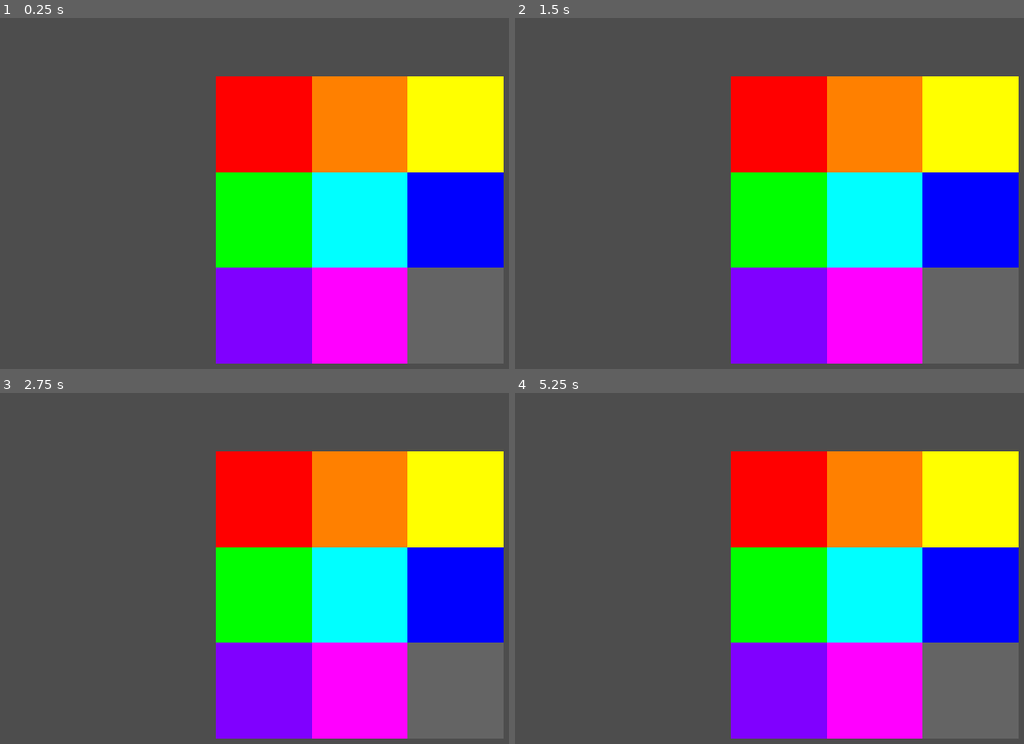
Above: before the commit, frames 1-4 (two rows, left to right).
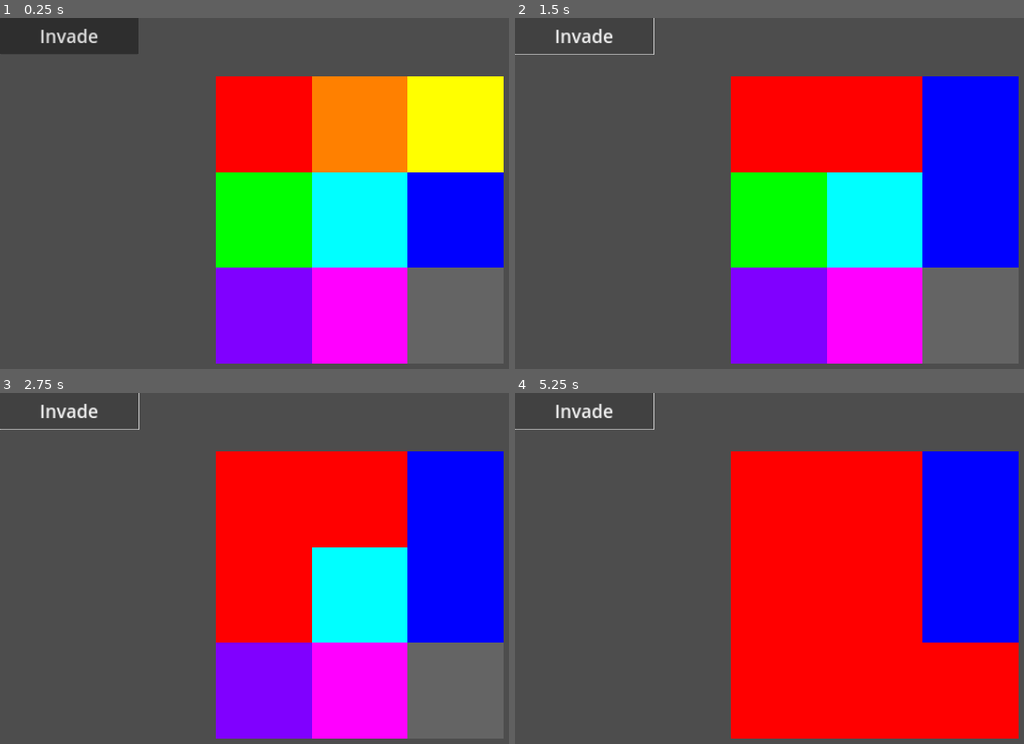
Above: after the commit, the same moments.

Repository: samprd/warsim
Game: Godot game, scene res://scenes/game.tscn
The game is run twice, just before and just after one commit, with the same random seed, the same clock (stepped at 60 frames per second) and the same inputs.
Inputs (mouse positions are in pixels of both pictures, inside the frame that each line leads up to):
- Up to frame 1 (0.25 s): no input
- Up to frame 2 (1.5 s): click (586, 35) at 0.5 s, where only the run after the commit has a clickable "Invade"; click (586, 35) at 1.25 s, where only the run after the commit has a clickable "Invade"
- Up to frame 3 (2.75 s): click (71, 410) at 2 s, where only the run after the commit has a clickable "Invade"
- Up to frame 4 (5.25 s): tap Enter at 2.75, 4.25 s; tap Space at 3.5, 5 s

The runs differ from the first frame. In frame 1, 2.7% of the frame differs, in the area x 0-28%, y 0-11%; in frame 2, 11%; in frame 3, 16%; in frame 4, 36%, in the area x 0-99%, y 0-99%.

Commit message:
added invade button

Diff:
--- a/objects/empire.gd
+++ b/objects/empire.gd
@@ -8,6 +8,7 @@
 @export_color_no_alpha var base_color: Color;
 @export var flag: Image;
 @export var original_territory: territory;
+@export var main: game;
 
 @export var members: Array[territory];
 
@@ -30,6 +31,8 @@
 		member.setEmpire(self);
 		members.append(member);
 	enemy.members = [];
+	main.alive_empires.remove_at(main.alive_empires.find(enemy));
+	main.dead_empires.append(enemy);
 
 func rebel():
 	var old_empire = original_territory.current_empire;
@@ -39,3 +42,6 @@
 
 	members = [original_territory];
 	original_territory.setEmpire(self);
+
+	main.dead_empires.remove_at(main.dead_empires.find(self));
+	main.alive_empires.append(self);
--- /dev/null
+++ b/scenes/game.gd
@@ -0,0 +1,17 @@
+extends Node
+
+class_name game
+
+@export_category("Game Properties")
+
+@export var alive_empires: Array[empire];
+@export var dead_empires: Array[empire];
+
+func _ready():
+	randomize();
+
+func _on_invade_pressed():
+	var attacking_empire = alive_empires.pick_random();
+	var attacked_territory = attacking_empire.get_neighbours().pick_random();
+
+	attacking_empire.invade(attacked_territory.current_empire);
--- a/scenes/game.tscn
+++ b/scenes/game.tscn
@@ -1,96 +1,118 @@
-[gd_scene load_steps=3 format=3 uid="uid://xpen707iiywc"]
+[gd_scene load_steps=4 format=3 uid="uid://xpen707iiywc"]
 
+[ext_resource type="Script" path="res://scenes/game.gd" id="1_gqnug"]
 [ext_resource type="PackedScene" uid="uid://d3umx83b8wi86" path="res://objects/territory.tscn" id="1_padcq"]
 [ext_resource type="PackedScene" uid="uid://d3vi5co3frh5a" path="res://objects/empire.tscn" id="2_bp1i5"]
 
-[node name="Game" type="Node"]
+[node name="Game" type="Node" node_paths=PackedStringArray("alive_empires")]
+script = ExtResource("1_gqnug")
+alive_empires = [NodePath("empire1"), NodePath("empire2"), NodePath("empire3"), NodePath("empire4"), NodePath("empire5"), NodePath("empire6"), NodePath("empire7"), NodePath("empire8"), NodePath("empire9")]
+
+[node name="CanvasLayer" type="CanvasLayer" parent="."]
+
+[node name="Invade" type="Button" parent="CanvasLayer"]
+offset_right = 370.0
+offset_bottom = 97.0
+theme_override_font_sizes/font_size = 48
+text = "Invade"
 
 [node name="territory1" parent="." node_paths=PackedStringArray("neighbours") instance=ExtResource("1_padcq")]
 position = Vector2(704, 284)
 neighbours = [NodePath("../territory2"), NodePath("../territory4")]
 current_empire = NodePath("")
 
-[node name="empire1" parent="." node_paths=PackedStringArray("original_territory") instance=ExtResource("2_bp1i5")]
+[node name="empire1" parent="." node_paths=PackedStringArray("original_territory", "main") instance=ExtResource("2_bp1i5")]
 position = Vector2(704, 284)
 base_color = Color(1, 0, 0, 1)
 original_territory = NodePath("../territory1")
+main = NodePath("..")
 
 [node name="territory2" parent="." node_paths=PackedStringArray("neighbours") instance=ExtResource("1_padcq")]
 position = Vector2(960, 284)
 neighbours = [NodePath("../territory1"), NodePath("../territory5"), NodePath("../territory3")]
 current_empire = NodePath("")
 
-[node name="empire2" parent="." node_paths=PackedStringArray("original_territory") instance=ExtResource("2_bp1i5")]
+[node name="empire2" parent="." node_paths=PackedStringArray("original_territory", "main") instance=ExtResource("2_bp1i5")]
 position = Vector2(960, 284)
 base_color = Color(1, 0.501961, 0, 1)
 original_territory = NodePath("../territory2")
+main = NodePath("..")
 
 [node name="territory3" parent="." node_paths=PackedStringArray("neighbours") instance=ExtResource("1_padcq")]
 position = Vector2(1216, 284)
 neighbours = [NodePath("../territory2"), NodePath("../territory6")]
 current_empire = NodePath("")
 
-[node name="empire3" parent="." node_paths=PackedStringArray("original_territory") instance=ExtResource("2_bp1i5")]
+[node name="empire3" parent="." node_paths=PackedStringArray("original_territory", "main") instance=ExtResource("2_bp1i5")]
 position = Vector2(1216, 284)
 base_color = Color(1, 1, 0, 1)
 original_territory = NodePath("../territory3")
+main = NodePath("..")
 
 [node name="territory4" parent="." node_paths=PackedStringArray("neighbours") instance=ExtResource("1_padcq")]
 position = Vector2(704, 540)
 neighbours = [NodePath("../territory1"), NodePath("../territory5"), NodePath("../territory7")]
 current_empire = NodePath("")
 
-[node name="empire4" parent="." node_paths=PackedStringArray("original_territory") instance=ExtResource("2_bp1i5")]
+[node name="empire4" parent="." node_paths=PackedStringArray("original_territory", "main") instance=ExtResource("2_bp1i5")]
 position = Vector2(704, 540)
 base_color = Color(0, 1, 0, 1)
 original_territory = NodePath("../territory4")
+main = NodePath("..")
 
 [node name="territory5" parent="." node_paths=PackedStringArray("neighbours") instance=ExtResource("1_padcq")]
 position = Vector2(960, 540)
 neighbours = [NodePath("../territory2"), NodePath("../territory4"), NodePath("../territory6"), NodePath("../territory8")]
 current_empire = NodePath("")
 
-[node name="empire5" parent="." node_paths=PackedStringArray("original_territory") instance=ExtResource("2_bp1i5")]
+[node name="empire5" parent="." node_paths=PackedStringArray("original_territory", "main") instance=ExtResource("2_bp1i5")]
 position = Vector2(960, 540)
 base_color = Color(0, 1, 1, 1)
 original_territory = NodePath("../territory5")
+main = NodePath("..")
 
 [node name="territory6" parent="." node_paths=PackedStringArray("neighbours") instance=ExtResource("1_padcq")]
 position = Vector2(1216, 540)
 neighbours = [NodePath("../territory3"), NodePath("../territory5"), NodePath("../territory9")]
 current_empire = NodePath("")
 
-[node name="empire6" parent="." node_paths=PackedStringArray("original_territory") instance=ExtResource("2_bp1i5")]
+[node name="empire6" parent="." node_paths=PackedStringArray("original_territory", "main") instance=ExtResource("2_bp1i5")]
 position = Vector2(1216, 540)
 base_color = Color(0, 0, 1, 1)
 original_territory = NodePath("../territory6")
+main = NodePath("..")
 
 [node name="territory7" parent="." node_paths=PackedStringArray("neighbours") instance=ExtResource("1_padcq")]
 position = Vector2(704, 796)
 neighbours = [NodePath("../territory4"), NodePath("../territory8")]
 current_empire = NodePath("")
 
-[node name="empire7" parent="." node_paths=PackedStringArray("original_territory") instance=ExtResource("2_bp1i5")]
+[node name="empire7" parent="." node_paths=PackedStringArray("original_territory", "main") instance=ExtResource("2_bp1i5")]
 position = Vector2(704, 796)
 base_color = Color(0.501961, 0, 1, 1)
 original_territory = NodePath("../territory7")
+main = NodePath("..")
 
 [node name="territory8" parent="." node_paths=PackedStringArray("neighbours") instance=ExtResource("1_padcq")]
 position = Vector2(960, 796)
 neighbours = [NodePath("../territory7"), NodePath("../territory5"), NodePath("../territory9")]
 current_empire = NodePath("")
 
-[node name="empire8" parent="." node_paths=PackedStringArray("original_territory") instance=ExtResource("2_bp1i5")]
+[node name="empire8" parent="." node_paths=PackedStringArray("original_territory", "main") instance=ExtResource("2_bp1i5")]
 position = Vector2(960, 796)
 base_color = Color(1, 0, 1, 1)
 original_territory = NodePath("../territory8")
+main = NodePath("..")
 
 [node name="territory9" parent="." node_paths=PackedStringArray("neighbours") instance=ExtResource("1_padcq")]
 position = Vector2(1216, 796)
 neighbours = [NodePath("../territory8"), NodePath("../territory6")]
 current_empire = NodePath("")
 
-[node name="empire9" parent="." node_paths=PackedStringArray("original_territory") instance=ExtResource("2_bp1i5")]
+[node name="empire9" parent="." node_paths=PackedStringArray("original_territory", "main") instance=ExtResource("2_bp1i5")]
 position = Vector2(1216, 796)
 base_color = Color(0.391185, 0.391185, 0.391185, 1)
 original_territory = NodePath("../territory9")
+main = NodePath("..")
+
+[connection signal="pressed" from="CanvasLayer/Invade" to="." method="_on_invade_pressed"]
